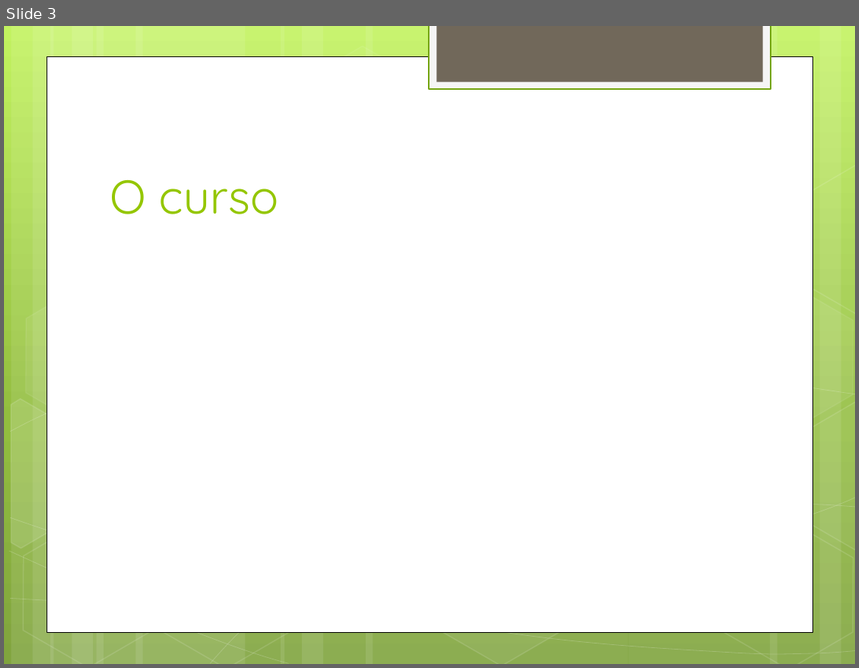
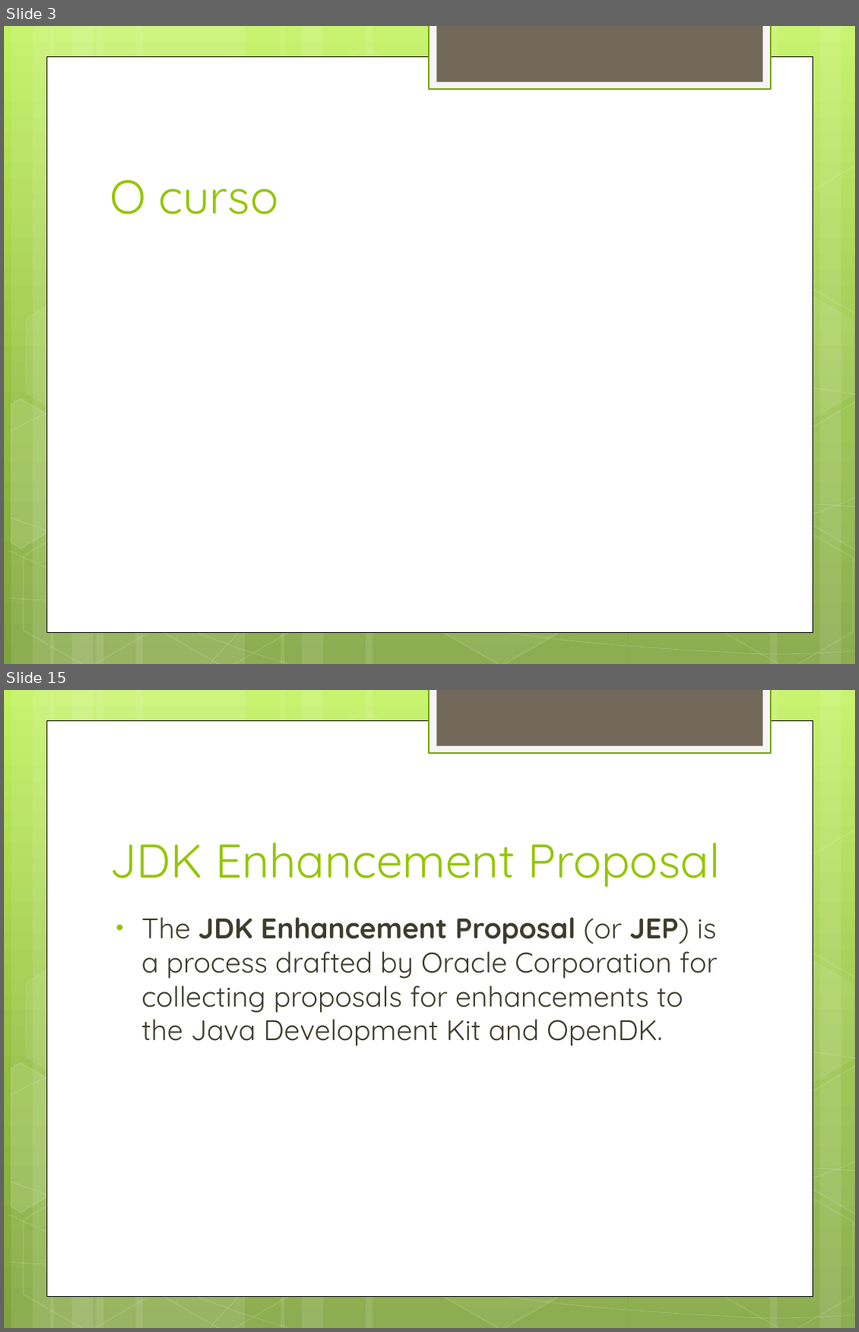
Before and after one commit to daividssilverio/altaperformance, a slide deck: doc/Alta Performance com Java.pptx. Shown one above the other, each under a label of ours: slide 3 before the commit, slides 3 and 15 after it; the slides between them are not shown. The pictures are 859x668 and 859x1332 pixels, drawn with LibreOffice and Linux fonts; fonts in the diff are those of the drawing. Boxes give left, top, right and bottom in pixels: in the first picture for what was removed or moved away, otherwise in the second. Text is boxed around its words. In the diff, an @@ line names an element or a change of style, - is before the commit and + after.

```diff
--- a/doc/Alta Performance com Java.pptx
+++ b/doc/Alta Performance com Java.pptx
@@ slide 15 added at [4, 690, 855, 1328], background gradient #C3F35F to #93BF3F to #81A53E; not listed: 31 template elements that a slide beside it also shows @@
@@ title added at [110, 843, 720, 888], 40 pt, text #94C600 @@
+JDK Enhancement Proposal
@@ text added at [142, 917, 718, 1046], 24 pt, text #3E3D2D @@
+• The JDK Enhancement Proposal (or JEP) is a process drafted by Oracle Corporation for collecting proposals for enhancements to the Java Development Kit and OpenDK.
```
Also in this commit, not shown: 21 other slides added, 2 slides removed.
